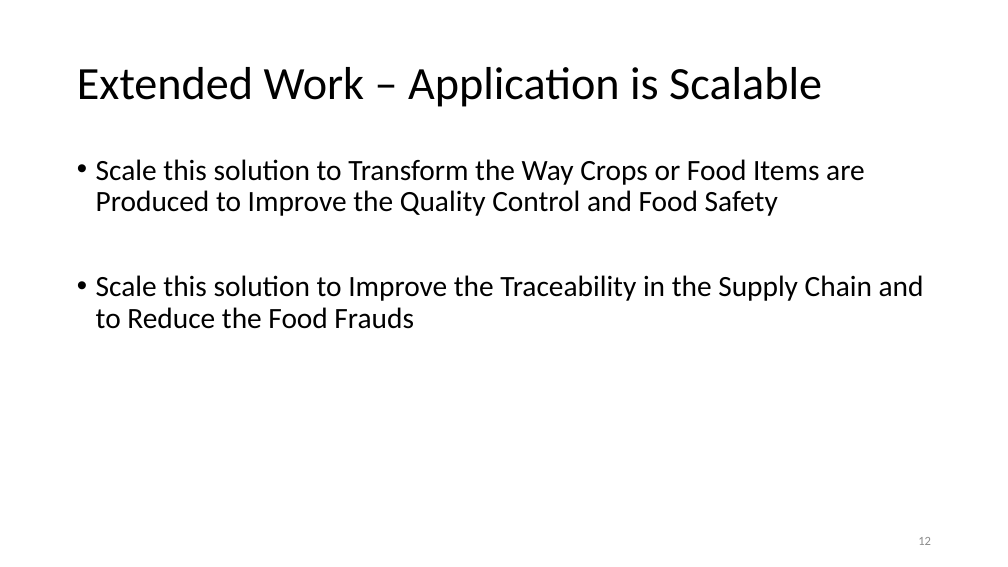
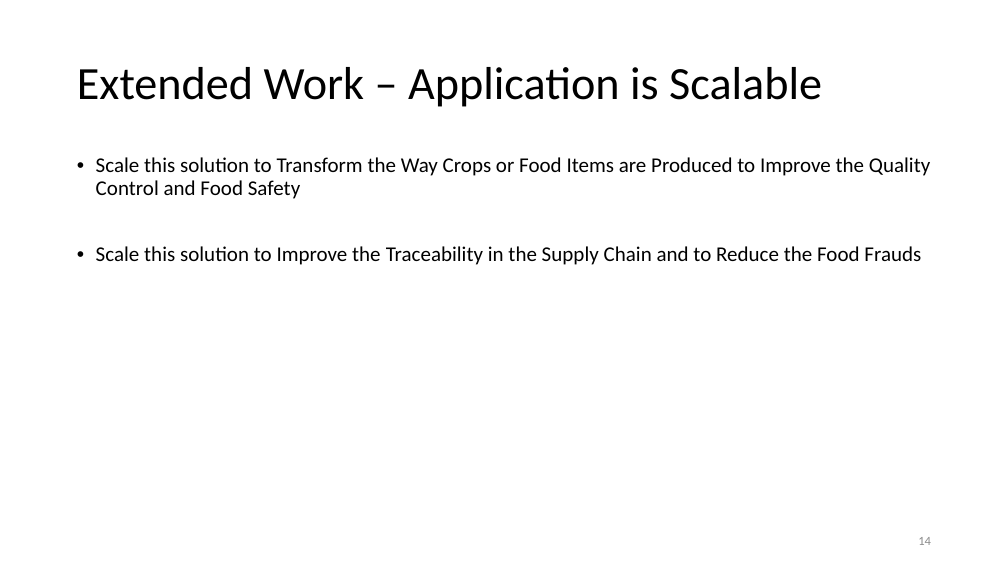
Before and after one commit to jamiefrobison/CropInsuranceSolution, a slide deck: slide 14 of Decentralized Crop Insurance Solution.pptx (slide 12 before the commit). Drawn at 1008x567 pixels with LibreOffice and Linux fonts; fonts in the diff are those of the drawing. Boxes give left, top, right and bottom in pixels: in the first picture for what was removed or moved away, otherwise in the second. Text is boxed around its words. In the diff, an @@ line names an element or a change of style, - is before the commit and + after.

```diff
--- a/Decentralized Crop Insurance Solution.pptx
+++ b/Decentralized Crop Insurance Solution.pptx
@@ text "Scale this solution to Transform ..." at (96, 157, 930, 265): size 28 to 20 pt @@
@@ page number at (918, 537, 931, 545): text changed @@
-12
+14
```
Also in this commit, not shown: 8 other slides changed, 2 slides added.
